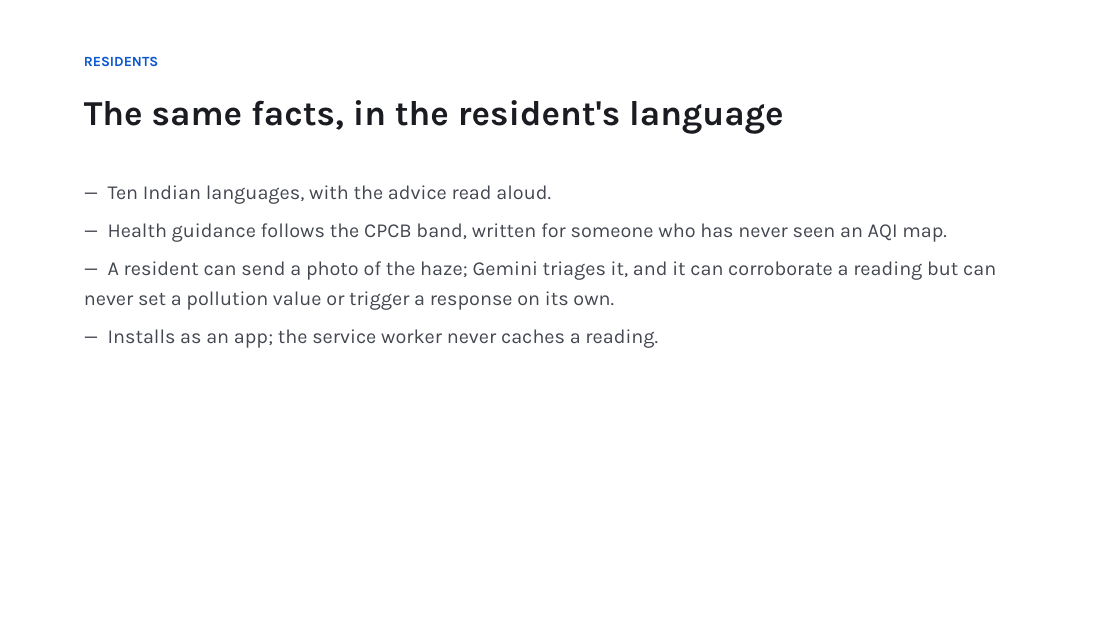
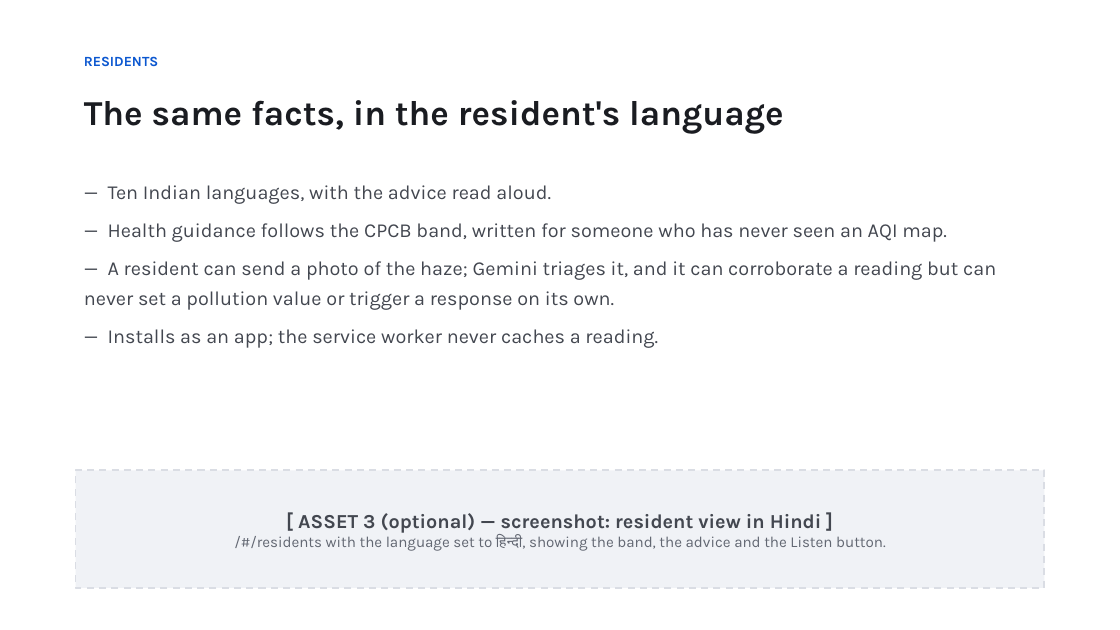
Before and after one commit to DevVaradPatil/vayusetu, a slide deck: slide 10 of docs/VayuSetu.pptx. Drawn at 1120x630 pixels with LibreOffice and Linux fonts; fonts in the diff are those of the drawing. Boxes give left, top, right and bottom in pixels: in the first picture for what was removed or moved away, otherwise in the second. Text is boxed around its words. In the diff, an @@ line names an element or a change of style, - is before the commit and + after.

```diff
--- a/docs/VayuSetu.pptx
+++ b/docs/VayuSetu.pptx
@@ rectangle added at (76, 471, 1044, 588), fill #F0F2F6, outline #DADDE4 1.5 pt dashed, 13 pt, text #626772 @@
+[ ASSET 3 (optional) — screenshot: resident view in Hindi ]
+/#/residents with the language set to हिन्दी, showing the band, the advice and the Listen button.
```
Also in this commit, not shown: 2 other slides changed, 4 other files.
